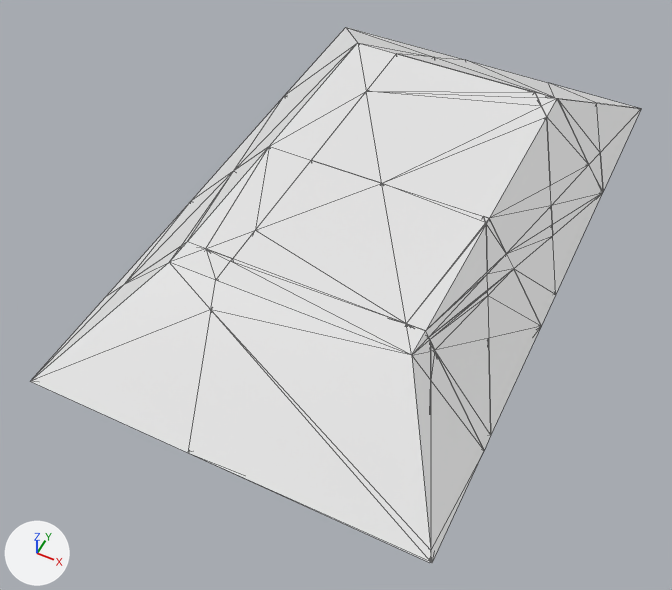
Two versions of the Blender file Case Studies/Pyramid/Layer 1/Layer 1 Chunked.blend, one commit apart.
Camera for both pictures: a 50 mm lens placed at (4.94, -11.62, 12.16), pointed at (-0.13, -1.5, -0.5). The lights are fixed; the arrows at lower left show +X, +Y and +Z. Mesh edges are drawn as thin lines.

Names of what the first picture shows: '0', '1', '10', '11', '2', '3', '4', '5', '6', '7', '8', '9'.
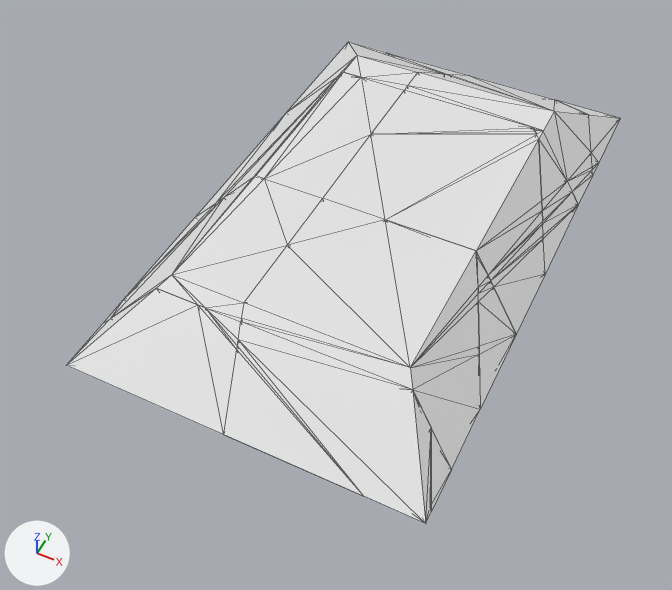
Location of each change, (x1, y1, x2, y2) in pixels of the pictures (672 x 590 px):
'10', reshaped (15% narrower, 34% shorter)
    before: (188, 259, 431, 562)
    after: (224, 322, 431, 523)
'7', reshaped (7% narrower, 7% shorter)
    before: (233, 160, 491, 450)
    after: (241, 199, 480, 469)
'4', reshaped (9% narrower, 10% shorter)
    before: (312, 54, 556, 326)
    after: (323, 90, 545, 334)
'9', reshaped (14% narrower, 30% shorter)
    before: (30, 242, 232, 453)
    after: (67, 288, 241, 435)
'6', reshaped (8% wider)
    before: (108, 146, 311, 295)
    after: (104, 176, 323, 322)
'3', reshaped (9% shorter)
    before: (191, 43, 396, 201)
    after: (197, 72, 404, 216)
'1', reshaped (7% narrower)
    before: (400, 54, 603, 193)
    after: (405, 72, 593, 205)
'8', reshaped (32% narrower, 29% shorter)
    before: (483, 216, 541, 434)
    after: (477, 254, 516, 409)
'5', reshaped (34% narrower, 27% shorter)
    before: (535, 92, 602, 293)
    after: (534, 128, 578, 274)
'11', reshaped (60% narrower, 62% shorter)
    before: (430, 343, 484, 563)
    after: (431, 428, 452, 511)
'0', reshaped
    before: (287, 27, 464, 94)
    after: (286, 42, 469, 113)
'2', reshaped (31% narrower, 31% shorter)
    before: (552, 84, 641, 191)
    after: (559, 101, 620, 174)

Edits to the bpy script that builds the scene:
```text
Change me_11:
    remove me_11.from_pydata(...)  # 14 vertices, 24 faces; spans x 2.04..3.51, y -5.77..-3.04, z 0.0..1.19
    add me_11.from_pydata(...)  # 7 vertices, 10 faces; spans x 2.63..3.19, y -5.04..-3.99, z 0.0..0.45
    me_11 part 1: the whole mesh is rebuilt
Change me_10:
    remove me_10.from_pydata(...)  # 24 vertices, 44 faces; spans x -1.26..3.47, y -5.77..-2.98, z 0.0..1.3
    add me_10.from_pydata(...)  # 18 vertices, 32 faces; spans x -0.68..3.19, y -5.25..-3.76, z 0.0..0.85
    me_10 part 2: the whole mesh is rebuilt
Change me_9:
    remove me_9.from_pydata(...)  # 16 vertices, 28 faces; spans x -3.51..-0.51, y -5.77..-2.98, z 0.0..1.3
    add me_9.from_pydata(...)  # 16 vertices, 28 faces; spans x -3.19..-0.19, y -5.25..-3.76, z 0.0..0.85
    me_9 part 3: the whole mesh is rebuilt
Change me_8:
    remove me_8.from_pydata(...)  # 21 vertices, 38 faces; spans x 1.79..3.51, y -3.42..-0.23, z 0.0..1.3
    add me_8.from_pydata(...)  # 19 vertices, 34 faces; spans x 1.99..3.19, y -3.04..-0.77, z 0.0..0.97
    me_8 part 4: the whole mesh is rebuilt
Change me_7:
    remove me_7.from_pydata(...)  # 33 vertices, 62 faces; spans x -1.26..3.51, y -3.73..-0.23, z 0.0..1.3
    add me_7.from_pydata(...)  # 31 vertices, 58 faces; spans x -0.76..3.19, y -4.25..-0.75, z 0.0..1.0
    me_7 part 5: the whole mesh is rebuilt
Change me_6:
    remove me_6.from_pydata(...)  # 18 vertices, 32 faces; spans x -3.51..-0.51, y -3.73..-0.23, z 0.0..1.3
    add me_6.from_pydata(...)  # 27 vertices, 50 faces; spans x -3.19..-0.19, y -4.25..-0.75, z 0.0..1.0
    me_6 part 6: the whole mesh is rebuilt
Change me_5:
    remove me_5.from_pydata(...)  # 24 vertices, 44 faces; spans x 1.44..3.51, y -0.17..3.52, z 0.0..1.3
    add me_5.from_pydata(...)  # 22 vertices, 40 faces; spans x 1.76..3.19, y 0.21..2.83, z 0.0..1.0
    me_5 part 7: the whole mesh is rebuilt
Change me_4:
    remove me_4.from_pydata(...)  # 34 vertices, 64 faces; spans x -1.26..3.51, y -0.98..3.52, z 0.0..1.3
    add me_4.from_pydata(...)  # 32 vertices, 60 faces; spans x -0.76..3.19, y -1.33..2.83, z 0.0..1.0
    me_4 part 8: the whole mesh is rebuilt
Change me_3:
    remove me_3.from_pydata(...)  # 17 vertices, 30 faces; spans x -3.51..-0.51, y -0.98..3.52, z 0.0..1.3
    add me_3.from_pydata(...)  # 23 vertices, 42 faces; spans x -3.19..-0.19, y -1.33..2.83, z 0.0..1.0
    me_3 part 9: the whole mesh is rebuilt
Change me_2:
    remove me_2.from_pydata(...)  # 7 vertices, 10 faces; spans x 1.44..3.51, y 2.83..5.77, z 0.0..0.72
    add me_2.from_pydata(...)  # 12 vertices, 20 faces; spans x 1.76..3.19, y 3.21..5.25, z 0.0..0.5
    me_2 part 10: the whole mesh is rebuilt
Change me_1:
    remove me_1.from_pydata(...)  # 17 vertices, 30 faces; spans x -1.25..3.51, y 2.77..5.77, z 0.0..1.29
    add me_1.from_pydata(...)  # 26 vertices, 48 faces; spans x -0.76..3.19, y 2.25..5.25, z 0.0..1.0
    me_1 part 11: the whole mesh is rebuilt
Change me_0:
    remove me_0.from_pydata(...)  # 9 vertices, 14 faces; spans x -3.51..-0.51, y 2.77..5.77, z 0.0..1.29
    add me_0.from_pydata(...)  # 19 vertices, 34 faces; spans x -3.19..-0.19, y 2.25..5.25, z 0.0..1.0
    me_0 part 12: the whole mesh is rebuilt
```
